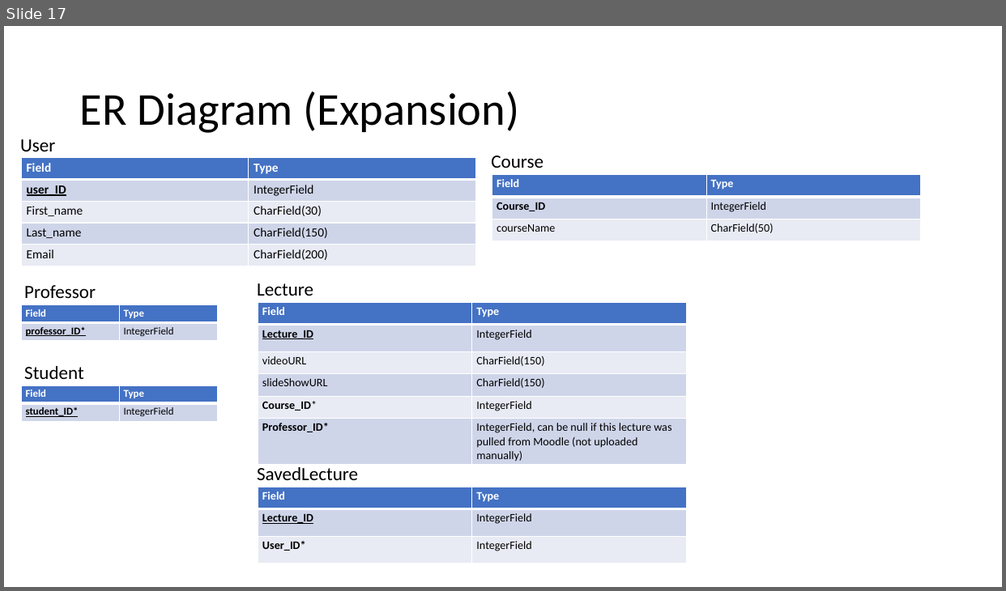
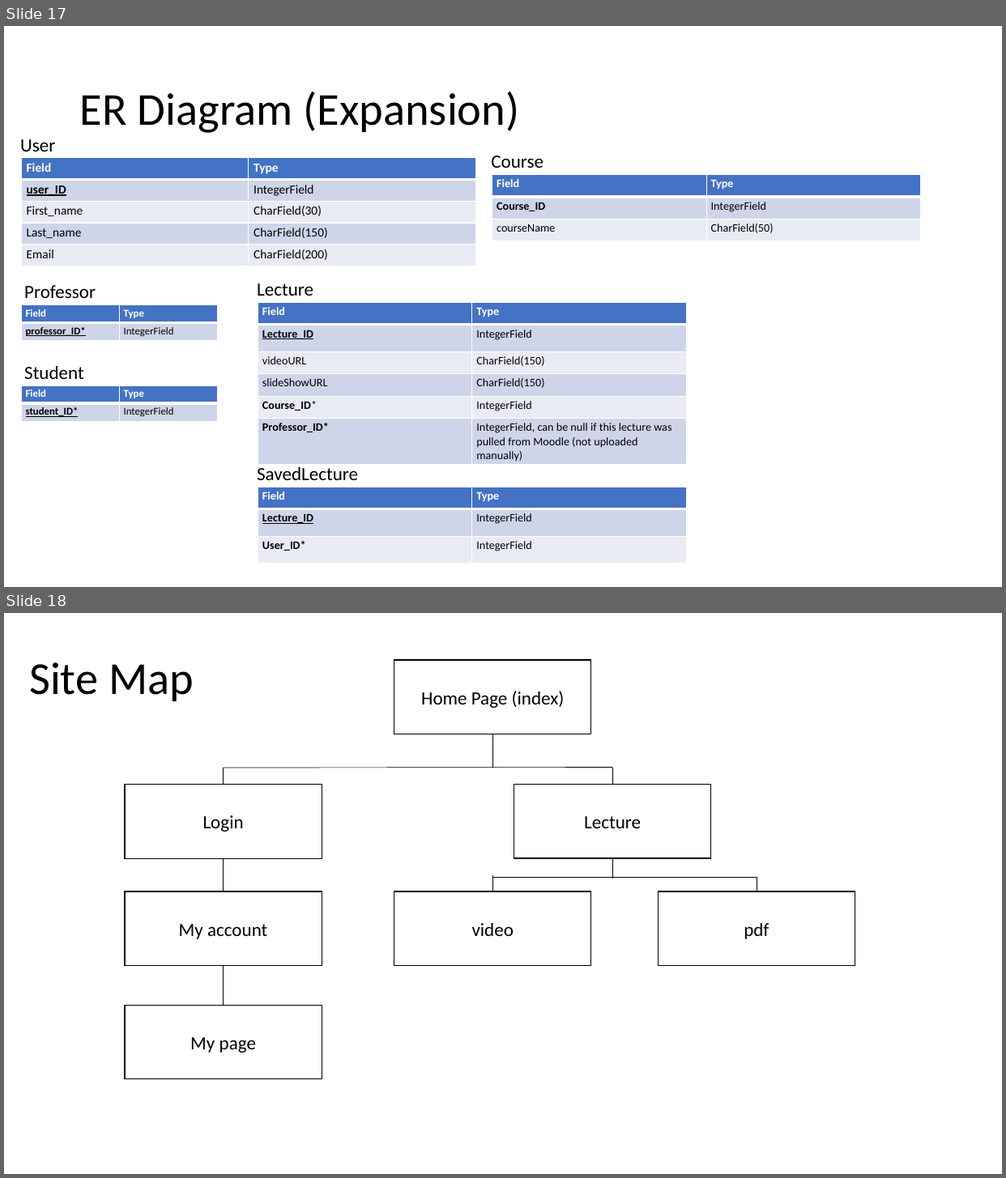
Before and after one commit to Ishitanarsiker/WAD2_GroupProject, a slide deck: DesignSpecification.pptx. Shown one above the other, each under a label of ours: slide 17 before the commit, slides 17 and 18 after it. The pictures are 1006x591 and 1006x1178 pixels, drawn with LibreOffice and Linux fonts; fonts in the diff are those of the drawing. Boxes give left, top, right and bottom in pixels: in the first picture for what was removed or moved away, otherwise in the second. Text is boxed around its words. In the diff, an @@ line names an element or a change of style, - is before the commit and + after.

```diff
--- a/DesignSpecification.pptx
+++ b/DesignSpecification.pptx
@@ slide 18 added at bbox=[4, 613, 1002, 1174], background #FFFFFF @@
@@ rectangle added at bbox=[394, 660, 591, 735], outline #000000 1 pt, 18 pt, text #000000 @@
+Home Page (index)
@@ title added at bbox=[29, 662, 194, 701], 44 pt, text #000000 @@
+Site Map
@@ line added from (493, 735) to (493, 767), #000000 0.5 pt @@
@@ line added from (224, 768) to (224, 785), #000000 0.5 pt @@
@@ line added from (612, 767) to (224, 768), #000000 0.5 pt @@
@@ line added from (612, 785) to (612, 767), #000000 0.5 pt @@
@@ rectangle added at bbox=[125, 785, 322, 858], outline #000000 1 pt, 18 pt, text #000000 @@
+Login
@@ rectangle added at bbox=[514, 785, 711, 858], outline #000000 1 pt, 18 pt, text #000000 @@
+Lecture
@@ line added from (224, 858) to (224, 892), #000000 0.5 pt @@
@@ line added from (493, 892) to (493, 875), #000000 0.5 pt @@
@@ line added from (493, 877) to (756, 877), #000000 0.5 pt @@
@@ line added from (612, 858) to (612, 879), #000000 0.5 pt @@
@@ line added from (756, 877) to (756, 892), #000000 0.5 pt @@
@@ rectangle added at bbox=[125, 892, 322, 965], outline #000000 1 pt, 18 pt, text #000000 @@
+My account
@@ rectangle added at bbox=[394, 892, 591, 965], outline #000000 1 pt, 18 pt, text #000000 @@
+video
@@ rectangle added at bbox=[658, 892, 855, 965], outline #000000 1 pt, 18 pt, text #000000 @@
+pdf
@@ line added from (224, 965) to (224, 1005), #000000 0.5 pt @@
@@ rectangle added at bbox=[125, 1005, 322, 1080], outline #000000 1 pt, 18 pt, text #000000 @@
+My page
```
Also in this commit, not shown: 1 other slide added, 1 slide removed.
